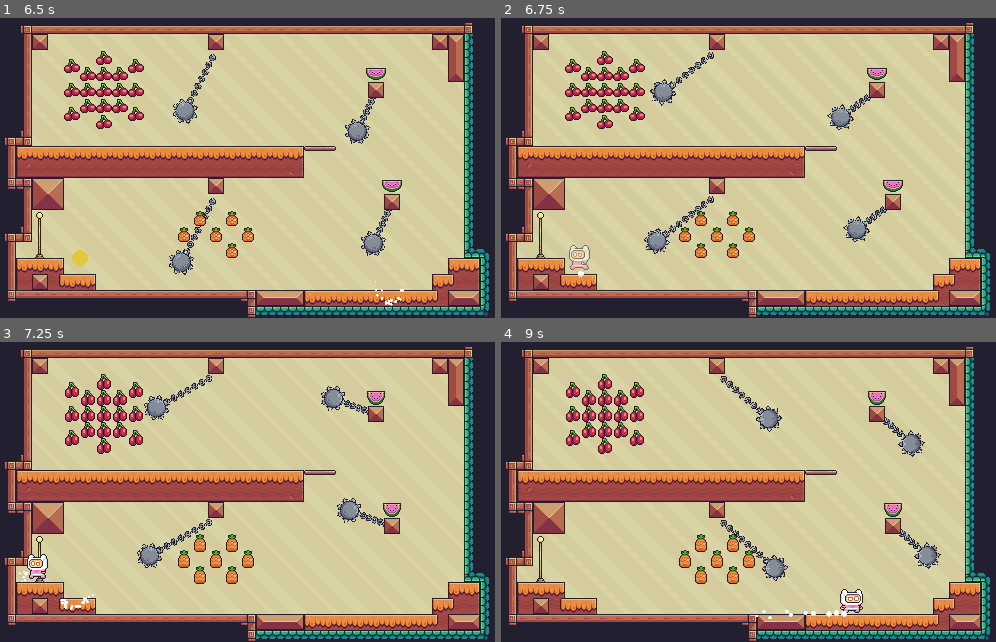
Above: before the commit, frames 1-4 (two rows, left to right).
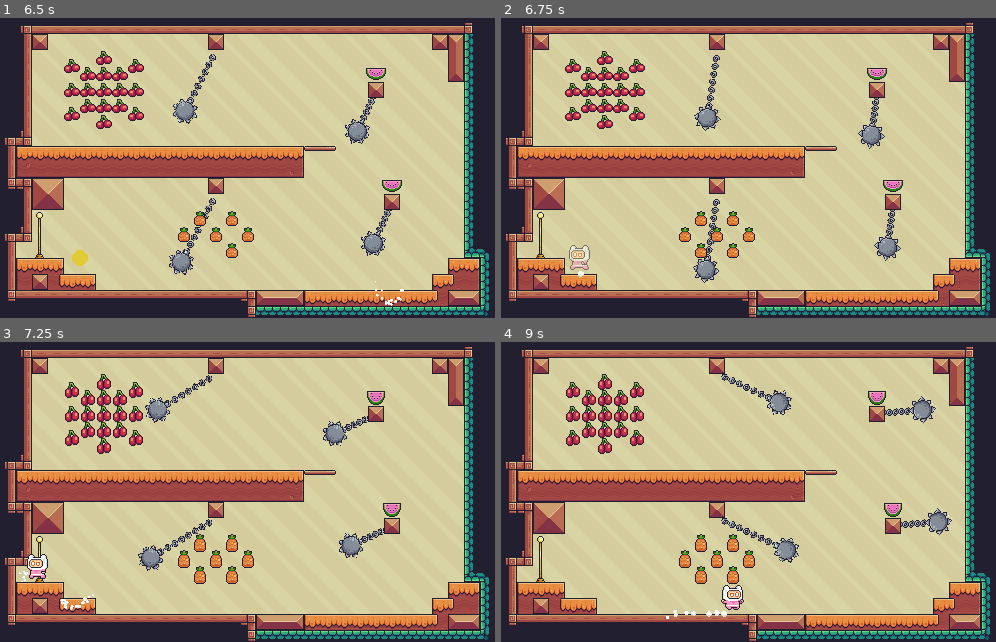
Above: after the commit, the same moments.

Repository: Javi-CD/godot4-platformer2D
Game: Godot game, scene res://src/scenes/levels/level_05/level_05.tscn
The game is run twice, just before and just after one commit, with the same random seed, the same clock (stepped at 60 frames per second) and the same inputs. This scene is started directly instead of the project's main scene.
Inputs:
- Up to frame 1 (6.5 s): hold D (right) 0.53-2.03 s; tap Space (jump) at 0.77, 1.52, 3.02, 3.77, 4.52, 6.02 s; hold A (left) 2.03-2.78 s; hold D (right) 2.78-4.28 s; hold A (left) 4.28-5.03 s; hold D (right) 5.03-5.78 s; hold A (left) from 5.78 s (still down)
- Up to frame 2 (6.75 s): keep holding A (left)
- Up to frame 3 (7.25 s): keep holding A (left); tap Space (jump) at 6.77 s
- Up to frame 4 (9 s): release A (left) at 7.28 s; hold D (right) from 7.28 s (still down); tap Space (jump) at 7.52 s

Frame 1 is identical in both runs. In frame 2, 3.2% of the frame differs, in the area x 28-81%, y 11-89%; in frame 3, 2.1%; in frame 4, 4.0%, in the area x 33-92%, y 10-93%.

Commit message:
fix(traps): use local position offsets and implement trap reset logic

Diff:
--- a/src/scenes/traps/rock_head/rock_head.gd
+++ b/src/scenes/traps/rock_head/rock_head.gd
@@ -34,7 +34,8 @@
 @onready var path: Node2D = $Path
 
 
-var _points: Array[Vector2] = []
+var _initial_position := Vector2.ZERO
+var _local_points: Array[Vector2] = []
 var _current_index := 0
 var _direction := 1
 
@@ -47,10 +48,11 @@
 
 
 func _ready() -> void:
+	_initial_position = global_position
 	_collect_points()
 
-	if _points.size() > 0:
-		global_position = _points[0]
+	if _local_points.size() > 0:
+		global_position = _initial_position + _local_points[0]
 		_current_index = _get_next_point_index()
 
 	sprite.animation_finished.connect(_on_sprite_animation_finished)
@@ -58,10 +60,26 @@
 	_play_idle()
 
 
+func reset_platform() -> void:
+	_current_index = 0
+	_direction = 1
+	_delay_timer = 0.0
+	_current_speed = 0.0
+	_travel_direction = Vector2.ZERO
+	_is_playing_hit_animation = false
+
+	if _local_points.size() > 0:
+		global_position = _initial_position + _local_points[0]
+		_current_index = _get_next_point_index()
+
+	_reset_blink_timer()
+	_play_idle()
+
+
 func _physics_process(delta: float) -> void:
 	_update_blink_timer(delta)
 
-	if _points.size() < 2:
+	if _local_points.size() < 2:
 		return
 
 	if _is_playing_hit_animation:
@@ -71,7 +89,7 @@
 		_delay_timer = max(_delay_timer - delta, 0.0)
 		return
 
-	var target := _points[_current_index]
+	var target := _initial_position + _local_points[_current_index]
 	var to_target := target - global_position
 	var distance_to_target := to_target.length()
 
@@ -85,7 +103,7 @@
 
 	var desired_speed := max_speed
 
-	# Desaceleración cerca del objetivo para que el movimiento se vea menos rígido.
+	# Slow down near the target for a less rigid movement.
 	if slow_down_distance > 0.0 and distance_to_target < slow_down_distance:
 		var ratio := distance_to_target / slow_down_distance
 		desired_speed *= clamp(ratio, 0.25, 1.0)
@@ -102,7 +120,7 @@
 	var collision := move_and_collide(allowed_motion)
 
 	if collision != null:
-		# Aquí solo deberíamos estar chocando con el mundo, no con el jugador.
+		# Here we should only be colliding with the world, not the player.
 		_current_speed = 0.0
 		_play_hit_animation_from_direction(_travel_direction)
 		_advance_point()
@@ -115,7 +133,7 @@
 
 
 func _collect_points() -> void:
-	_points.clear()
+	_local_points.clear()
 
 	var markers := []
 
@@ -126,7 +144,8 @@
 	markers.sort_custom(func(a, b): return a.name < b.name)
 
 	for marker in markers:
-		_points.append(marker.global_position)
+		var local_pos: Vector2 = path.transform * marker.position
+		_local_points.append(local_pos)
 
 
 func _arrive_at_point() -> void:
@@ -141,19 +160,19 @@
 		MovementMode.PING_PONG:
 			_current_index += _direction
 
-			if _current_index >= _points.size() or _current_index < 0:
+			if _current_index >= _local_points.size() or _current_index < 0:
 				_direction *= -1
 				_current_index += _direction * 2
 
 		MovementMode.LOOP:
 			_current_index += 1
 
-			if _current_index >= _points.size():
+			if _current_index >= _local_points.size():
 				_current_index = 0
 
 
 func _get_next_point_index() -> int:
-	if _points.size() < 2:
+	if _local_points.size() < 2:
 		return 0
 
 	return 1
@@ -250,18 +269,13 @@
 			continue
 
 		if body.has_method("is_invulnerable") and body.is_invulnerable():
-			# Aunque esté invulnerable, si no puede moverse no queremos atravesarlo.
 			pass
 
-		# Si el jugador ya no puede seguir moviéndose en la dirección del empuje,
-		# se considera aplastamiento y la roca no avanza más este frame.
 		if body.has_method("can_be_pushed") and not body.can_be_pushed(desired_motion):
 			if body.has_method("take_damage"):
 				body.take_damage(global_position, damage)
 			return Vector2.ZERO
 
-		# Si puede moverse, primero movemos al jugador
-		# y luego dejamos avanzar a la roca.
 		if body.has_method("apply_push"):
 			body.apply_push(desired_motion)
 		else:
--- a/src/scenes/traps/saw/saw.gd
+++ b/src/scenes/traps/saw/saw.gd
@@ -20,7 +20,8 @@
 @onready var path: Node2D = $Path
 
 
-var _points: Array[Vector2] = []
+var _initial_position := Vector2.ZERO
+var _local_points: Array[Vector2] = []
 var _current_index := 0
 var _direction := 1
 var _delay_timer := 0.0
@@ -28,22 +29,33 @@
 
 func _ready() -> void:
 	area.body_entered.connect(_on_body_entered)
+	_initial_position = global_position
 	_collect_points()
 
-	if _points.size() > 0:
-		global_position = _points[0]
+	if _local_points.size() > 0:
+		global_position = _initial_position + _local_points[0]
+		_current_index = _get_next_point_index()
+
+
+func reset_platform() -> void:
+	_current_index = 0
+	_direction = 1
+	_delay_timer = 0.0
+
+	if _local_points.size() > 0:
+		global_position = _initial_position + _local_points[0]
 		_current_index = _get_next_point_index()
 
 
 func _physics_process(delta: float) -> void:
-	if _points.size() < 2:
+	if _local_points.size() < 2:
 		return
 
 	if _delay_timer > 0.0:
 		_delay_timer = max(_delay_timer - delta, 0.0)
 		return
 
-	var target := _points[_current_index]
+	var target := _initial_position + _local_points[_current_index]
 	global_position = global_position.move_toward(target, speed * delta)
 
 	if global_position.distance_to(target) < 2.0:
@@ -56,7 +68,7 @@
 
 
 func _collect_points() -> void:
-	_points.clear()
+	_local_points.clear()
 
 	var markers := []
 
@@ -67,7 +79,8 @@
 	markers.sort_custom(func(a, b): return a.name < b.name)
 
 	for marker in markers:
-		_points.append(marker.global_position)
+		var local_pos: Vector2 = path.transform * marker.position
+		_local_points.append(local_pos)
 
 
 func _advance_point() -> void:
@@ -75,19 +88,19 @@
 		MovementMode.PING_PONG:
 			_current_index += _direction
 
-			if _current_index >= _points.size() or _current_index < 0:
+			if _current_index >= _local_points.size() or _current_index < 0:
 				_direction *= -1
 				_current_index += _direction * 2
 
 		MovementMode.LOOP:
 			_current_index += 1
 
-			if _current_index >= _points.size():
+			if _current_index >= _local_points.size():
 				_current_index = 0
 
 
 func _get_next_point_index() -> int:
-	if _points.size() < 2:
+	if _local_points.size() < 2:
 		return 0
 
 	match movement_mode:
--- a/src/scenes/traps/spiked_ball/spiked_ball.gd
+++ b/src/scenes/traps/spiked_ball/spiked_ball.gd
@@ -44,6 +44,11 @@
 	if not Engine.is_editor_hint():
 		if ball_area != null and not ball_area.body_entered.is_connected(_on_ball_body_entered):
 			ball_area.body_entered.connect(_on_ball_body_entered)
+
+
+func reset_platform() -> void:
+	_time_passed = 0.0
+	rotation = 0.0
 
 
 func _physics_process(delta: float) -> void:
